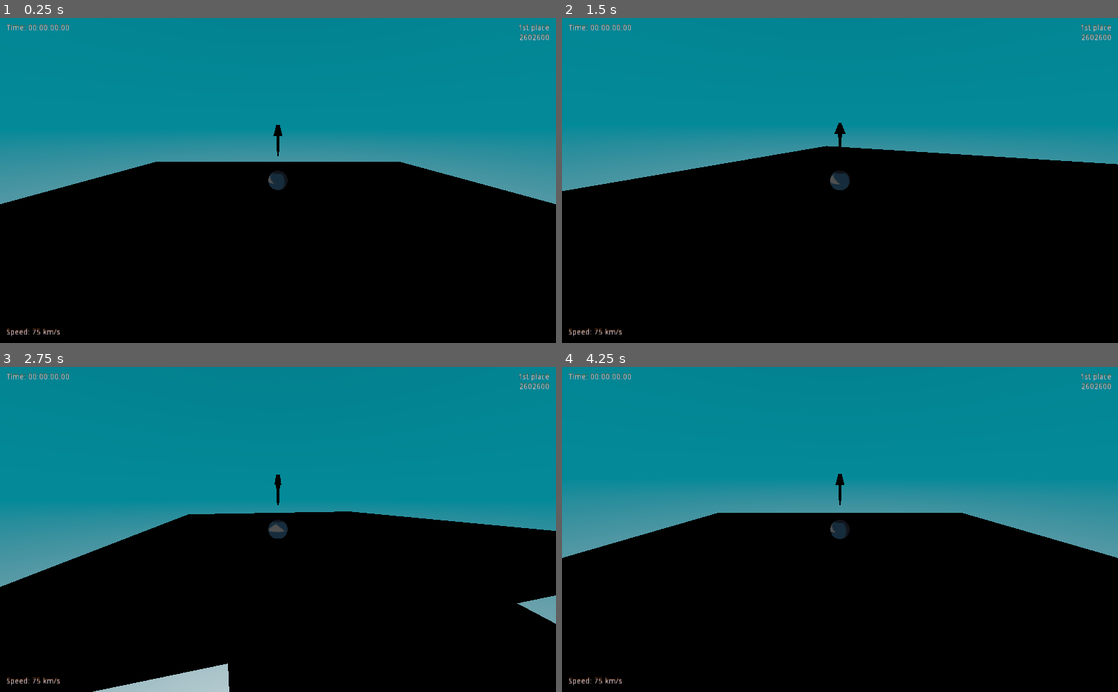
Above: before the commit, frames 1-4 (two rows, left to right).
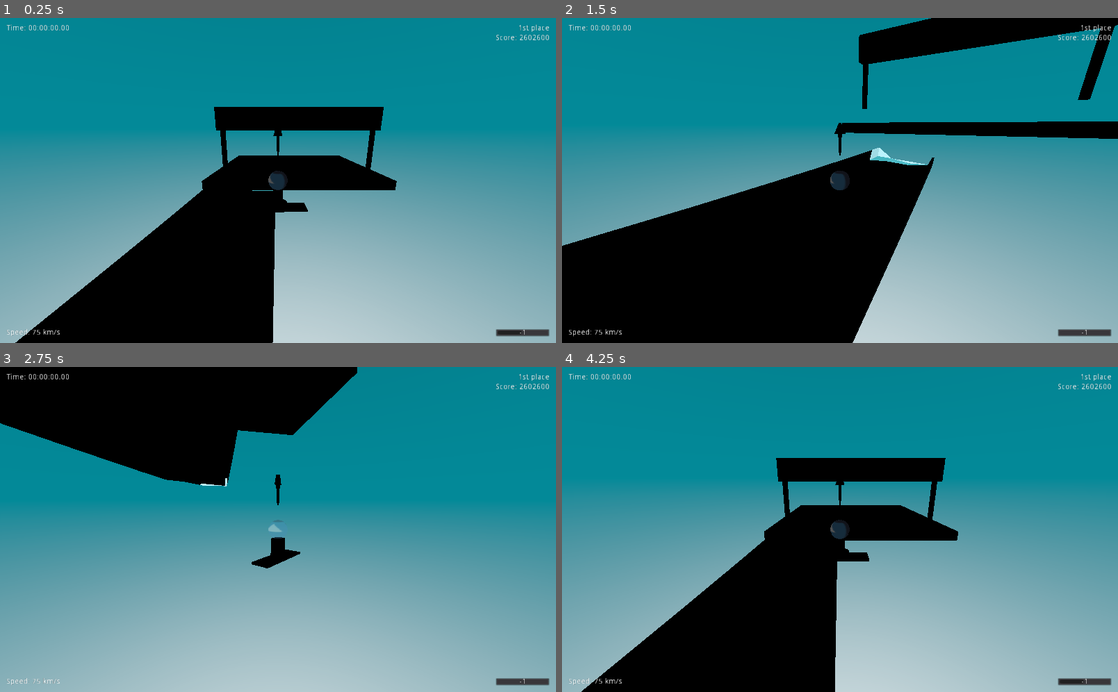
Above: after the commit, the same moments.

Repository: DeerTears/KinematicBoarder
Game: Godot game, scene res://Levels/Area1.tscn
Two runs of this game, one before a commit and one after it. Both use one fixed random seed, a clock stepped at 60 frames per second and the inputs below. The engine's default icon, where the game draws it, is replaced by a stand-in: a white triangle on a blue panel in a dark square.
Inputs (mouse positions are in pixels of both pictures, inside the frame that each line leads up to):
- Up to frame 1 (0.25 s): no input
- Up to frame 2 (1.5 s): move the mouse to (867, 180) at 0.52 s; hold Space (jump) 0.53-1.28 s; hold W (fwd) from 0.53 s (still down); move the mouse to (812, 180) at 1.27 s; tap Mouse wheel up (zoom_in) at 1.35 s
- Up to frame 3 (2.75 s): keep holding W (fwd); tap Space (jump) at 1.52, 1.55, 1.82, 2.3 s; move the mouse to (289, 523) at 2.02 s; hold Mouse wheel down (zoom_out) from 2.03 s (still down)
- Up to frame 4 (4.25 s): keep holding W (fwd); move the mouse to (834, 536) at 2.77 s; release Mouse wheel down (zoom_out) at 2.78 s; tap Space (jump) at 2.85, 3.02, 3.32, 3.77, 3.8, 4.07 s; move the mouse to (878, 532) at 3.52 s; hold Mouse wheel up (zoom_in) from 3.53 s (still down); tap R (reset) at 4.15 s

The runs differ from the first frame. In frame 1, 38% of the frame differs, in the area x 0-100%, y 1-100%; in frame 2, 36%; in frame 3, 64%, in the area x 0-100%, y 0-100%; in frame 4, 38%.

Commit message:
++Race logic, RaceSession singleton

Diff:
--- a/Actors/Player.tscn
+++ b/Actors/Player.tscn
@@ -1,9 +1,8 @@
-[gd_scene load_steps=14 format=2]
+[gd_scene load_steps=22 format=2]
 
 [ext_resource path="res://Actors/Scripts/Player.gd" type="Script" id=1]
 [ext_resource path="res://Actors/Scripts/Rider.gd" type="Script" id=2]
 [ext_resource path="res://icon.png" type="Texture" id=3]
-[ext_resource path="res://UI/Themes/slopestyle_a2.tres" type="Theme" id=4]
 
 [sub_resource type="CubeMesh" id=1]
 size = Vector3( 0.5, 1, 0.5 )
@@ -39,6 +38,9 @@
 radial_segments = 16
 rings = 2
 
+[sub_resource type="SphereShape" id=10]
+radius = 1.5
+
 [sub_resource type="PrismMesh" id=8]
 size = Vector3( 0.5, 0.5, 0.2 )
 
@@ -49,6 +51,45 @@
 radial_segments = 4
 rings = 1
 
+[sub_resource type="Curve" id=13]
+bake_resolution = 32
+_data = [ Vector2( 0, 0 ), 0.0, 0.0, 0, 0, Vector2( 1, 1 ), 0.0, 0.0, 0, 0 ]
+
+[sub_resource type="CurveTexture" id=14]
+curve = SubResource( 13 )
+
+[sub_resource type="SpatialMaterial" id=15]
+flags_transparent = true
+flags_unshaded = true
+flags_no_depth_test = true
+params_billboard_mode = 2
+albedo_texture = SubResource( 14 )
+distance_fade_mode = 1
+distance_fade_min_distance = 13.0
+distance_fade_max_distance = 22.0
+
+[sub_resource type="QuadMesh" id=12]
+material = SubResource( 15 )
+size = Vector2( 2, 1 )
+
+[sub_resource type="OpenSimplexNoise" id=18]
+
+[sub_resource type="NoiseTexture" id=19]
+width = 1024
+height = 256
+noise = SubResource( 18 )
+
+[sub_resource type="SpatialMaterial" id=16]
+flags_transparent = true
+flags_unshaded = true
+params_specular_mode = 4
+params_billboard_mode = 1
+albedo_texture = SubResource( 19 )
+
+[sub_resource type="QuadMesh" id=17]
+material = SubResource( 16 )
+size = Vector2( 4, 1 )
+
 [node name="Player" type="Spatial"]
 script = ExtResource( 1 )
 
@@ -68,6 +109,9 @@
 update_rotation = false
 update_scale = false
 
+[node name="TransformBillboard" type="RemoteTransform" parent="Rider"]
+remote_path = NodePath("../../InfoBillboard")
+
 [node name="Meshes" type="Spatial" parent="Rider"]
 
 [node name="Body" type="MeshInstance" parent="Rider/Meshes"]
@@ -97,6 +141,14 @@
 [node name="MeshInstance" type="MeshInstance" parent="Rider/CollisionShape"]
 mesh = SubResource( 7 )
 material/0 = null
+
+[node name="FinishDetector" type="Area" parent="Rider"]
+monitorable = false
+collision_layer = 0
+collision_mask = 8
+
+[node name="CollisionShape" type="CollisionShape" parent="Rider/FinishDetector"]
+shape = SubResource( 10 )
 
 [node name="CamJoint" type="Spatial" parent="."]
 transform = Transform( 1, 0, 0, 0, 1, 0, 0, 0, 1, 0, 1, 0 )
@@ -120,13 +172,24 @@
 mesh = SubResource( 9 )
 material/0 = null
 
+[node name="InfoBillboard" type="Spatial" parent="."]
+
+[node name="Rank" type="MeshInstance" parent="InfoBillboard"]
+transform = Transform( 1, 0, 0, 0, 1, 0, 0, 0, 1, 0, 3.4, 0 )
+mesh = SubResource( 12 )
+material/0 = null
+
+[node name="Time" type="MeshInstance" parent="InfoBillboard"]
+transform = Transform( 1, 0, 0, 0, 1, 0, 0, 0, 1, 0, 2.4, 0 )
+mesh = SubResource( 17 )
+material/0 = null
+
 [node name="UI" type="CanvasLayer" parent="."]
 layer = -1
 
 [node name="Margin" type="MarginContainer" parent="UI"]
 anchor_right = 1.0
 anchor_bottom = 1.0
-theme = ExtResource( 4 )
 custom_constants/margin_right = 12
 custom_constants/margin_top = 12
 custom_constants/margin_left = 12
@@ -162,13 +225,13 @@
 text = "Speed: 75 km/s"
 
 [node name="VBoxR" type="VBoxContainer" parent="UI/Margin/HBox"]
-margin_left = 942.0
+margin_left = 901.0
 margin_right = 1000.0
 margin_bottom = 576.0
 size_flags_horizontal = 10
 
 [node name="Rank" type="Label" parent="UI/Margin/HBox/VBoxR"]
-margin_right = 58.0
+margin_right = 99.0
 margin_bottom = 14.0
 size_flags_vertical = 0
 text = "1st place"
@@ -177,8 +240,34 @@
 
 [node name="Score" type="Label" parent="UI/Margin/HBox/VBoxR"]
 margin_top = 18.0
-margin_right = 58.0
+margin_right = 99.0
 margin_bottom = 32.0
 size_flags_vertical = 0
-text = "2602600"
+text = "Score: 2602600"
 align = 2
+
+[node name="JumpInt" type="Label" parent="UI/Margin/HBox/VBoxR"]
+margin_top = 562.0
+margin_right = 99.0
+margin_bottom = 576.0
+size_flags_vertical = 10
+text = "-1"
+align = 1
+valign = 1
+__meta__ = {
+"_edit_use_anchors_": false
+}
+
+[node name="Progress" type="ProgressBar" parent="UI/Margin/HBox/VBoxR/JumpInt"]
+show_behind_parent = true
+anchor_right = 1.0
+anchor_bottom = 1.0
+size_flags_vertical = 10
+min_value = -1.0
+max_value = 1.0
+step = 1.0
+percent_visible = false
+__meta__ = {
+"_edit_use_anchors_": false
+}
+[connection signal="area_entered" from="Rider/FinishDetector" to="." method="_on_FinishDetector_area_entered"]
--- /dev/null
+++ b/Actors/RaceLogic.tscn
@@ -0,0 +1,14 @@
+[gd_scene load_steps=2 format=2]
+
+[sub_resource type="BoxShape" id=1]
+extents = Vector3( 2, 20, 40 )
+
+[node name="RaceLogic" type="Spatial"]
+
+[node name="Finish" type="Area" parent="."]
+transform = Transform( 1, 0, 0, 0, 1, 0, 0, 0, 1, -256, -86, 105 )
+collision_layer = 8
+collision_mask = 2147483648
+
+[node name="CollisionShape" type="CollisionShape" parent="Finish"]
+shape = SubResource( 1 )
--- a/Actors/Scripts/Player.gd
+++ b/Actors/Scripts/Player.gd
@@ -9,15 +9,17 @@
 export var mouse_sens: float = 0.01
 export var zoom_speed: float = 0.4
 
+# other camera vars
 var joycam_step: Vector3 = Vector3.ZERO
 var zoom_extent = {"in": 5, "out": 15}
-
-# more settings
 export var invert_x: bool = false
 export var invert_y: bool = false
-# uglier but simpler version of enums
+# uglier but simpler version of enums (sorry)
 var y_inversion: int = -1
 var x_inversion: int = -1
+
+# race variables
+export var stage_of_race: String = "ready"
 
 func _ready():
 	init()
@@ -36,6 +38,8 @@
 		x_inversion = -1
 	Input.set_mouse_mode(Input.MOUSE_MODE_CAPTURED)
 	$Rider/Meshes/EditorArrow.visible = false
+	$InfoBillboard/Rank.visible = false # because we're the player
+	$InfoBillboard/Time.visible = false
 
 func _input(event):
 	# joypad camera
@@ -65,7 +69,10 @@
 	if event.is_action("reset"):
 # warning-ignore:return_value_discarded
 		get_tree().reload_current_scene()
+		RaceSession.reset_time()
 	if event.is_action("quit"):
+		var current_time = RaceSession.get_time()
+		print(RaceSession.convert_msec_to_timestamp(current_time))
 		get_tree().quit()
 
 
@@ -82,12 +89,27 @@
 		Rider.input_strength.x = Input.get_action_strength("right")
 	elif Input.is_action_pressed("left"):
 		Rider.input_strength.x = Input.get_action_strength("left") * -1
+	Rider.input_strength.normalized()
 	if Input.is_action_just_pressed("jump"):
 		Rider.jump_strength = 1
-	elif Input.is_action_just_released("jump"):
+		$UI/Margin/HBox/VBoxR/JumpInt.text = Rider.jump_strength as String
+		$UI/Margin/HBox/VBoxR/JumpInt/Progress.value = Rider.jump_strength
+		return
+	if Input.is_action_pressed("jump"):
+		Rider.jump_strength = 0
+		$UI/Margin/HBox/VBoxR/JumpInt.text = Rider.jump_strength as String
+		$UI/Margin/HBox/VBoxR/JumpInt/Progress.value = Rider.jump_strength
+		return
+	if Input.is_action_just_released("jump"):
 		Rider.jump_strength = -1
-	elif Input.is_action_pressed("jump"):
-		Rider.jump_strength = 0
-	else:
-		Rider.jump_strength = -1
-	Rider.input_strength.normalized()
+		$UI/Margin/HBox/VBoxR/JumpInt.text = Rider.jump_strength as String
+		$UI/Margin/HBox/VBoxR/JumpInt/Progress.value = Rider.jump_strength
+		return
+
+
+func _on_FinishDetector_area_entered(area):
+	if stage_of_race != "finished" and area.name == "Finish":
+		stage_of_race = "finished"
+		var finish_timestamp = RaceSession.convert_msec_to_timestamp(RaceSession.get_time())
+		print_debug(finish_timestamp)
+		$InfoBillboard/Time.visible = true
--- /dev/null
+++ b/Actors/Scripts/RaceLogic.gd
@@ -0,0 +1,11 @@
+extends Spatial
+
+signal FinishLineCrossed
+
+onready var finish = $Finish
+
+
+
+func _on_Finish_body_entered(body):
+	if body == KinematicBody:
+		print("finished?")
--- a/Actors/Scripts/Rider.gd
+++ b/Actors/Scripts/Rider.gd
@@ -1,7 +1,7 @@
 extends KinematicBody
 
-export var input_strength = Vector2.ZERO
-export var jump_strength = -1
+export var input_strength = Vector2.ZERO # x = l/r, y = fwd/back
+export var jump_strength = -1 # an A press has 3 parts to it
 var jump_was_pressed = false
 
 # stats
@@ -16,19 +16,18 @@
 # physics
 var gravity = Vector3(0, -9.81, 0)
 var velocity = Vector3.ZERO
-var launched_velocity = Vector3.ZERO
-var dampening = 0.9825 # todo: make steering behaviour
+var launched_velocity = Vector3.ZERO # pushes us when we're not on the ground
+var dampening = 0.9825 # right now pushing forward makes you move, and this slows you down otherwise
+var currently_on_floor = false
 var was_on_floor = false
 export var current_floor_normal = Vector3.UP
 
-# turning
+# visual turning & calculation of rotated_magnitude
 onready var Meshes = $Meshes
 onready var Collision = $CollisionShape
 
 func _physics_process(delta):
-
 	var turn_amount = deg2rad(edging * input_strength.x * -1)
-
 	var magnitude = accel * input_strength.y * delta
 	magnitude = clamp(magnitude, max_reverse, max_speed)
 
@@ -48,21 +47,27 @@
 	if input_strength.x != 0:
 		Meshes.set_rotation(Vector3(0, Meshes.rotation.y + (turn_amount / 2), 0))
 		Collision.set_rotation(Vector3(0, Collision.rotation.y + (turn_amount / 2), 0))
-#	else:
-#		Meshes.rotate(Vector3.UP, 0)
-#		Collision.rotate(Vector3.UP, 0)
 
 	var rotated_magnitude = Vector3.ZERO
-
-	if is_on_floor():
+	var jump_velocity = Vector3.ZERO
+	if is_on_floor(): # the only problem is that this isn't reliable, there's no snapping solution yet for my kind of ramps?
+		currently_on_floor = true
 		rotated_magnitude.z = magnitude
 		rotated_magnitude = rotated_magnitude.rotated(current_floor_normal, Meshes.rotation.y + 0.98)
 		rotated_magnitude.y = 0 # but don't fly upwards if we face upwards
+		if jump_strength == 0:
+			jump_was_pressed = true
+		if jump_strength == -1 and jump_was_pressed:
+			jump_was_pressed = false
+			velocity += current_floor_normal * 30
+			currently_on_floor = false
 	else:
 		velocity += launched_velocity * delta
-	print($CollisionShape.rotation)
-	velocity += (rotated_magnitude + gravity) * delta
+		jump_was_pressed = false # this will cause bugs i swear on it
+	#print($CollisionShape.rotation) # to help us figure out turning stepwise rather than turning on ice, hopefully
+	velocity += (rotated_magnitude + jump_velocity + gravity) * delta
 	velocity = velocity.rotated(Vector3.UP, turn_amount / 2)
+# warning-ignore:return_value_discarded
 	move_and_slide(velocity, current_floor_normal, false, 4, 1.1, false)
 	velocity.x *= dampening
 	velocity.z *= dampening
--- a/Levels/Area1.tscn
+++ b/Levels/Area1.tscn
@@ -1,7 +1,7 @@
-[gd_scene load_steps=9 format=2]
+[gd_scene load_steps=15 format=2]
 
 [ext_resource path="res://Actors/Player.tscn" type="PackedScene" id=1]
-[ext_resource path="res://Levels/EditorTools/FixPathNormals.gd" type="Script" id=2]
+[ext_resource path="res://Actors/RaceLogic.tscn" type="PackedScene" id=2]
 
 [sub_resource type="Curve3D" id=1]
 _data = {
@@ -15,11 +15,21 @@
 "tilts": PoolRealArray( 0, 0, 0, 0 )
 }
 
-[sub_resource type="ConvexPolygonShape" id=3]
-points = PoolVector3Array( -20, 1, 20, 20, 1, -20, 20, 1, 20, -20, 1, -20, -20, -1, 20, 20, -1, -20, 20, -1, 20, -20, -1, -20, 20, 1, 20, -20, 1, -20, 20, 1, -20, -20, 1, 20, 20, -1, 20, -20, -1, -20, 20, -1, -20, -20, -1, 20, 20, 1, 20, -20, -1, 20, -20, 1, 20, 20, -1, 20, 20, 1, -20, -20, -1, -20, -20, 1, -20, 20, -1, -20 )
-
-[sub_resource type="CubeMesh" id=4]
-size = Vector3( 40, 2, 40 )
+[sub_resource type="Curve3D" id=7]
+_data = {
+"points": PoolVector3Array( 0, 0, 0, 0, 0, 0, 129.69, -20.4696, -110.491, 23.3794, -4.46296, -38.7469, -23.3794, 4.46296, 38.7469, 45.4805, -15.689, -102.264, -16.4588, 0, -31.2032, 16.4588, 0, 31.2032, 75.1755, -47.0148, -4.04427, 34.2893, 0, -6.51495, -34.2893, 0, 6.51495, 44.3151, -47.9984, 73.9804, 45.2618, -0.0458908, -27.6254, -45.2618, 0.0458908, 27.6254, -55.4666, -56.4161, -6.70303, 31.7544, 0, -25.4696, -31.7544, 0, 25.4696, -61.315, -77.446, 82.4952, 35.4659, 1.36173, 0, -35.4659, -1.36173, 0, -139.378, -90.4669, 101.358, 0, 0, 0, 0, 0, 0, -254.975, -91.0878, 102.168 ),
+"tilts": PoolRealArray( 0, 0, 0, 0, 0, 0, 0, 0 )
+}
+
+[sub_resource type="CylinderMesh" id=12]
+top_radius = 0.5
+bottom_radius = 0.5
+height = 8.0
+radial_segments = 8
+rings = 1
+
+[sub_resource type="CubeMesh" id=13]
+size = Vector3( 2, 4, 30 )
 
 [sub_resource type="ProceduralSky" id=5]
 sky_top_color = Color( 0.00784314, 0.388235, 0.427451, 1 )
@@ -37,11 +47,25 @@
 background_mode = 2
 background_sky = SubResource( 5 )
 
-[node name="Spatial" type="Spatial"]
+[sub_resource type="CubeMesh" id=8]
+size = Vector3( 140, 35, 35 )
+
+[sub_resource type="ConvexPolygonShape" id=9]
+points = PoolVector3Array( -70, 17.5, 17.5, 70, 17.5, -17.5, 70, 17.5, 17.5, -70, 17.5, -17.5, -70, -17.5, 17.5, 70, -17.5, -17.5, 70, -17.5, 17.5, -70, -17.5, -17.5, 70, 17.5, 17.5, -70, 17.5, -17.5, 70, 17.5, -17.5, -70, 17.5, 17.5, 70, -17.5, 17.5, -70, -17.5, -17.5, 70, -17.5, -17.5, -70, -17.5, 17.5, 70, 17.5, 17.5, -70, -17.5, 17.5, -70, 17.5, 17.5, 70, -17.5, 17.5, 70, 17.5, -17.5, -70, -17.5, -17.5, -70, 17.5, -17.5, 70, -17.5, -17.5 )
+
+[sub_resource type="CubeMesh" id=4]
+size = Vector3( 40, 2, 40 )
+
+[sub_resource type="ConvexPolygonShape" id=3]
+points = PoolVector3Array( -20, 1, 20, 20, 1, -20, 20, 1, 20, -20, 1, -20, -20, -1, 20, 20, -1, -20, 20, -1, 20, -20, -1, -20, 20, 1, 20, -20, 1, -20, 20, 1, -20, -20, 1, 20, 20, -1, 20, -20, -1, -20, 20, -1, -20, -20, -1, 20, 20, 1, 20, -20, -1, 20, -20, 1, 20, 20, -1, 20, 20, 1, -20, -20, -1, -20, -20, 1, -20, 20, -1, -20 )
+
+[sub_resource type="BoxShape" id=10]
+extents = Vector3( 20, 10, 1 )
+
+[node name="World" type="Spatial"]
 
 [node name="PathA" type="Path" parent="."]
 curve = SubResource( 1 )
-script = ExtResource( 2 )
 
 [node name="Floor" type="CSGPolygon" parent="PathA"]
 use_collision = true
@@ -131,20 +155,79 @@
 path_continuous_u = false
 path_joined = false
 
+[node name="PathC" type="Path" parent="."]
+curve = SubResource( 7 )
+
+[node name="Floor2" type="CSGPolygon" parent="PathC"]
+transform = Transform( 1, 0, 0, 0, 1, 0, 0, 0, 1, -70, -20, 20 )
+use_collision = true
+collision_layer = 16
+collision_mask = 0
+invert_faces = true
+polygon = PoolVector2Array( 0, 0, -10, 1, 10, 1 )
+mode = 2
+path_node = NodePath("..")
+path_interval = 16.0
+path_rotation = 2
+path_local = false
+path_continuous_u = false
+path_joined = false
+
+[node name="BankL2" type="CSGPolygon" parent="PathC"]
+transform = Transform( 1, 0, 0, 0, 1, 0, 0, 0, 1, -70, -20, 20 )
+use_collision = true
+collision_layer = 16
+collision_mask = 0
+invert_faces = true
+polygon = PoolVector2Array( -18, 6, -18, 1, -10, 1 )
+mode = 2
+path_node = NodePath("..")
+path_interval = 16.0
+path_rotation = 2
+path_local = false
+path_continuous_u = false
+path_joined = false
+
+[node name="FenceR2" type="CSGPolygon" parent="PathC"]
+transform = Transform( 1, 0, 0, 0, 1, 0, 0, 0, 1, -70, -20, 20 )
+use_collision = true
+collision_layer = 16
+collision_mask = 0
+invert_faces = true
+polygon = PoolVector2Array( 10, 1, 10, 5, 11, 5, 11, 1 )
+mode = 2
+path_node = NodePath("..")
+path_interval = 16.0
+path_rotation = 2
+path_local = false
+path_continuous_u = false
+path_joined = false
+
+[node name="PathFollow" type="PathFollow" parent="PathC"]
+transform = Transform( 0.999976, 0.0067202, 0.00139, -0.00672018, 0.999977, -2.46919e-05, -0.00139013, 1.53503e-05, 0.999997, -254.975, -91.0878, 102.168 )
+offset = 750.837
+rotation_mode = 0
+loop = false
+
+[node name="Poles" type="Spatial" parent="PathC/PathFollow"]
+
+[node name="MeshInstance" type="MeshInstance" parent="PathC/PathFollow/Poles"]
+transform = Transform( 1, 0, 0, -9.31323e-09, 1, 0, 0, 0, 0.999999, 0, 7, -10.5 )
+mesh = SubResource( 12 )
+material/0 = null
+
+[node name="MeshInstance2" type="MeshInstance" parent="PathC/PathFollow/Poles"]
+transform = Transform( 1, 0, 0, -9.31323e-09, 1, 0, 0, 0, 0.999999, 0, 7, 17.5 )
+mesh = SubResource( 12 )
+material/0 = null
+
+[node name="MeshInstance3" type="MeshInstance" parent="PathC/PathFollow/Poles"]
+transform = Transform( 1, 0, 0, -1.67638e-08, 1, 0, 0, 0, 0.999999, -0.101791, 12.5996, 3.49992 )
+mesh = SubResource( 13 )
+material/0 = null
+
 [node name="Player" parent="." instance=ExtResource( 1 )]
-transform = Transform( 1, 0, 0, 0, 1, 0, 0, 0, 1, -28.0648, 18, 0 )
-
-[node name="StaticBody" type="StaticBody" parent="."]
-transform = Transform( 1, 0, 0, 0, 1, 0, 0, 0, 1, -30, 15, 0 )
-collision_layer = 16
-collision_mask = 0
-
-[node name="CollisionShape" type="CollisionShape" parent="StaticBody"]
-shape = SubResource( 3 )
-
-[node name="MeshInstance" type="MeshInstance" parent="StaticBody"]
-mesh = SubResource( 4 )
-material/0 = null
+transform = Transform( 1, 0, 0, 0, 1, 0, 0, 0, 1, -225.274, -83.4494, 109.357 )
 
 [node name="WorldEnvironment" type="WorldEnvironment" parent="."]
 environment = SubResource( 6 )
@@ -160,3 +243,66 @@
 directional_shadow_split_3 = 0.9
 directional_shadow_blend_splits = true
 directional_shadow_normal_bias = 1.4
+
+[node name="Brushes" type="Spatial" parent="."]
+
+[node name="Rock1" type="MeshInstance" parent="Brushes"]
+transform = Transform( 0.99557, 0.0470107, -0.081425, 0, 0.866025, 0.5, 0.0940214, -0.497785, 0.862189, 9.11385, -10.2901, 27.3093 )
+mesh = SubResource( 8 )
+material/0 = null
+
+[node name="StaticBody" type="StaticBody" parent="Brushes/Rock1"]
+
+[node name="CollisionShape" type="CollisionShape" parent="Brushes/Rock1/StaticBody"]
+transform = Transform( 1, 7.45058e-09, -1.49012e-08, 0, 1, 0, 0, 0, 1, 0, 0, 0 )
+shape = SubResource( 9 )
+
+[node name="StartingFloor" type="MeshInstance" parent="Brushes"]
+transform = Transform( 1, 0, 0, 0, 1, 0, 0, 0, 1, -30, 15, 0 )
+mesh = SubResource( 4 )
+material/0 = null
+
+[node name="StaticBody" type="StaticBody" parent="Brushes/StartingFloor"]
+collision_layer = 16
+collision_mask = 0
+
+[node name="CollisionShape" type="CollisionShape" parent="Brushes/StartingFloor/StaticBody"]
+shape = SubResource( 3 )
+
+[node name="CollisionShape2" type="CollisionShape" parent="Brushes/StartingFloor/StaticBody"]
+transform = Transform( 1, 0, 0, 0, 1, 0, 0, 0, 1, 0, 11, 21 )
+shape = SubResource( 10 )
+
+[node name="CollisionShape3" type="CollisionShape" parent="Brushes/StartingFloor/StaticBody"]
+transform = Transform( 1, 0, 0, 0, 1, 0, 0, 0, 1, 0, 11, -21 )
+shape = SubResource( 10 )
+
+[node name="CollisionShape4" type="CollisionShape" parent="Brushes/StartingFloor/StaticBody"]
+transform = Transform( -4.37114e-08, 0, -1, 0, 1, 0, 1, 0, -4.37114e-08, -21, 11, 0 )
+shape = SubResource( 10 )
+
+[node name="EndingFloor" type="MeshInstance" parent="Brushes"]
+transform = Transform( 1, 0, 0, 0, 1, 0, 0, 0, 1, -274, -91.6, 105 )
+mesh = SubResource( 4 )
+material/0 = null
+
+[node name="StaticBody" type="StaticBody" parent="Brushes/EndingFloor"]
+collision_layer = 16
+collision_mask = 0
+
+[node name="CollisionShape" type="CollisionShape" parent="Brushes/EndingFloor/StaticBody"]
+shape = SubResource( 3 )
+
+[node name="CollisionShape2" type="CollisionShape" parent="Brushes/EndingFloor/StaticBody"]
+transform = Transform( 1, 0, 0, 0, 1, 0, 0, 0, 1, 0, 11, 21 )
+shape = SubResource( 10 )
+
+[node name="CollisionShape3" type="CollisionShape" parent="Brushes/EndingFloor/StaticBody"]
+transform = Transform( 1, 0, 0, 0, 1, 0, 0, 0, 1, 0, 11, -21 )
+shape = SubResource( 10 )
+
+[node name="CollisionShape4" type="CollisionShape" parent="Brushes/EndingFloor/StaticBody"]
+transform = Transform( -4.37114e-08, 0, -1, 0, 1, 0, 1, 0, -4.37114e-08, -21, 11, 0 )
+shape = SubResource( 10 )
+
+[node name="RaceLogic" parent="." instance=ExtResource( 2 )]
--- /dev/null
+++ b/Singletons/RaceSession.gd
@@ -0,0 +1,19 @@
+extends Node
+
+var start_time = OS.get_ticks_msec()
+
+var number_of_racers: int = 1
+
+func reset_time():
+	start_time = OS.get_ticks_msec()
+func get_time() -> int:
+	return (OS.get_ticks_msec() - start_time)
+
+func convert_msec_to_timestamp(msec:int) -> String:
+	var minutes: float = floor(float(msec) / 60000)
+# warning-ignore:narrowing_conversion
+	var remainder: int = msec - (minutes * 60000)
+# warning-ignore:integer_division
+	var seconds: int = remainder / 1000
+	var milli: int = remainder - (seconds * 1000)
+	return "%s:%s.%s" % [minutes, seconds, milli]
--- a/project.godot
+++ b/project.godot
@@ -18,6 +18,10 @@
 config/name="KinematicBoarder"
 run/main_scene="res://Levels/Area1.tscn"
 config/icon="res://icon.png"
+
+[autoload]
+
+RaceSession="*res://Singletons/RaceSession.gd"
 
 [input]
 
@@ -96,6 +100,12 @@
  ]
 }
 
+[layer_names]
+
+3d_physics/layer_1="Rider"
+3d_physics/layer_4="Checkpoints"
+3d_physics/layer_5="World"
+
 [rendering]
 
 quality/driver/driver_name="GLES2"
Binary file added: Materials/Levels/treecard_a1.png
